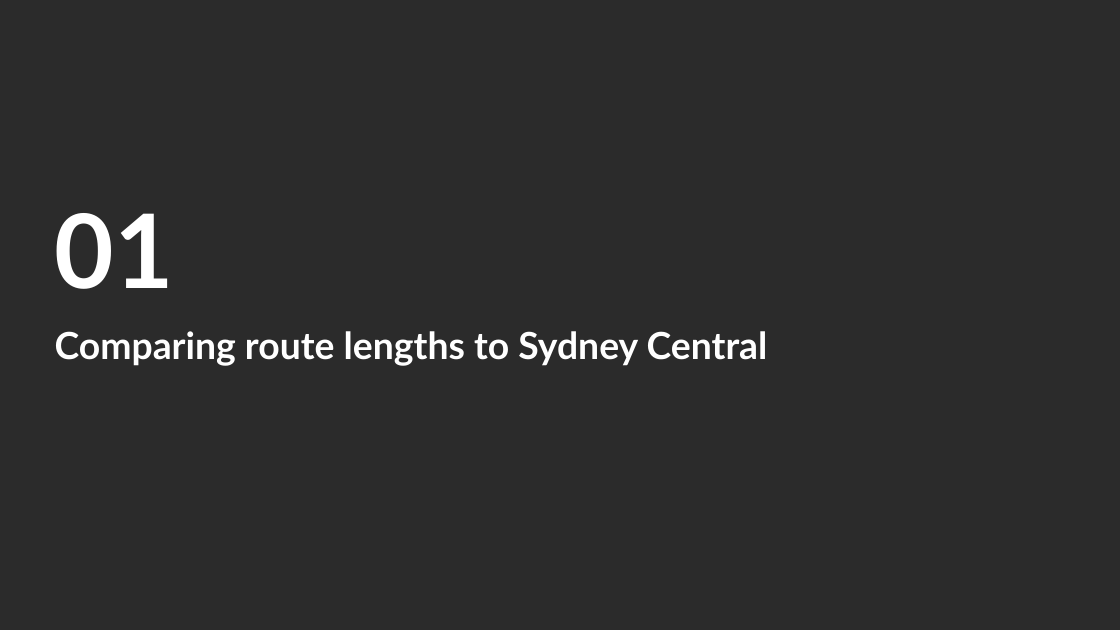
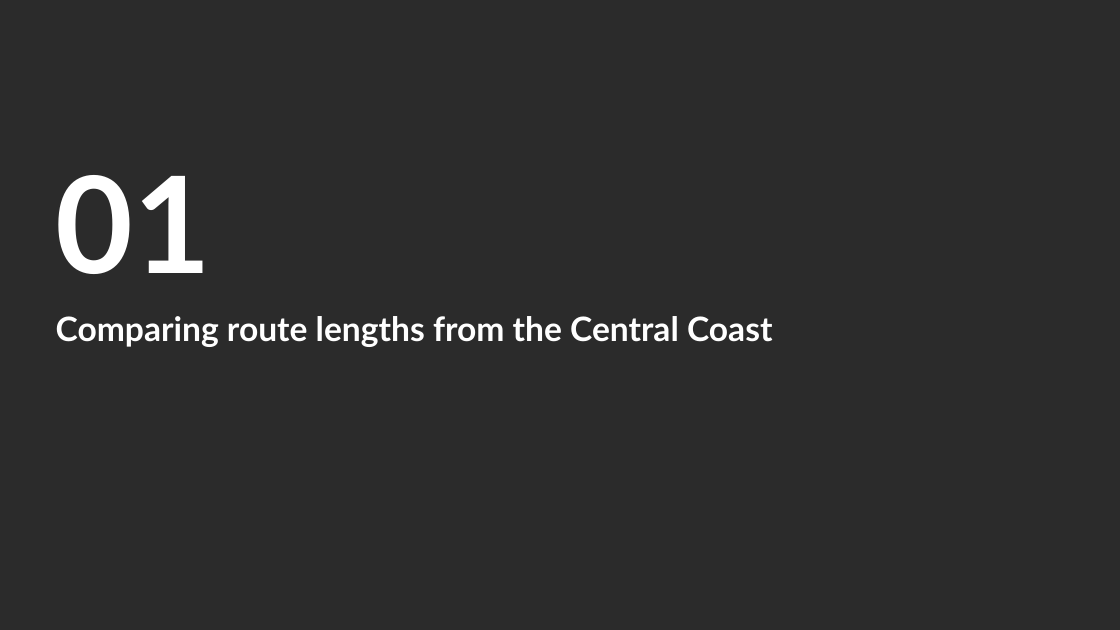
Before and after one commit to alyciawolf02/claude, a slide deck: slide 2 of Protecting_HSRA_Sydney_Central_Alignment_v2.pptx. Drawn at 1120x630 pixels with LibreOffice and Linux fonts; fonts in the diff are those of the drawing; background and template pictures are left out; a plain dark background stands for a picture behind light text. Boxes give left, top, right and bottom in pixels: in the first picture for what was removed or moved away, otherwise in the second. Text is boxed around its words. In the diff, an @@ line names an element or a change of style, - is before the commit and + after.

```diff
--- a/Protecting_HSRA_Sydney_Central_Alignment_v2.pptx
+++ b/Protecting_HSRA_Sydney_Central_Alignment_v2.pptx
@@ text "01": place and size @@
-text "01" at <box>55,213,174,289</box>
+text "01" at <box>56,175,212,274</box>
@@ text "01" at <box>56,175,212,274</box>: size 88 to 115 pt; vertical alignment middle to top @@
@@ title "Comparing route lengths from the ..." at <box>56,316,772,347</box>: vertical alignment middle to bottom @@
@@ title at <box>56,316,772,347</box>: text changed; size 32 to 28.8 pt @@
-Comparing route lengths to Sydney Central
+Comparing route lengths from the Central Coast
```
Also in this commit, not shown: 3 other slides changed, 2 slides added, 1 slide removed.
